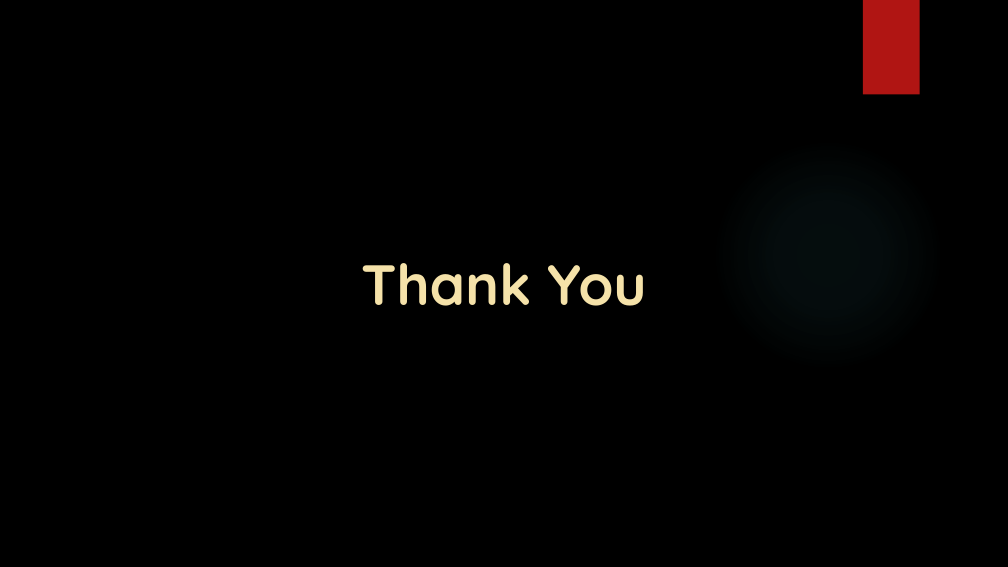
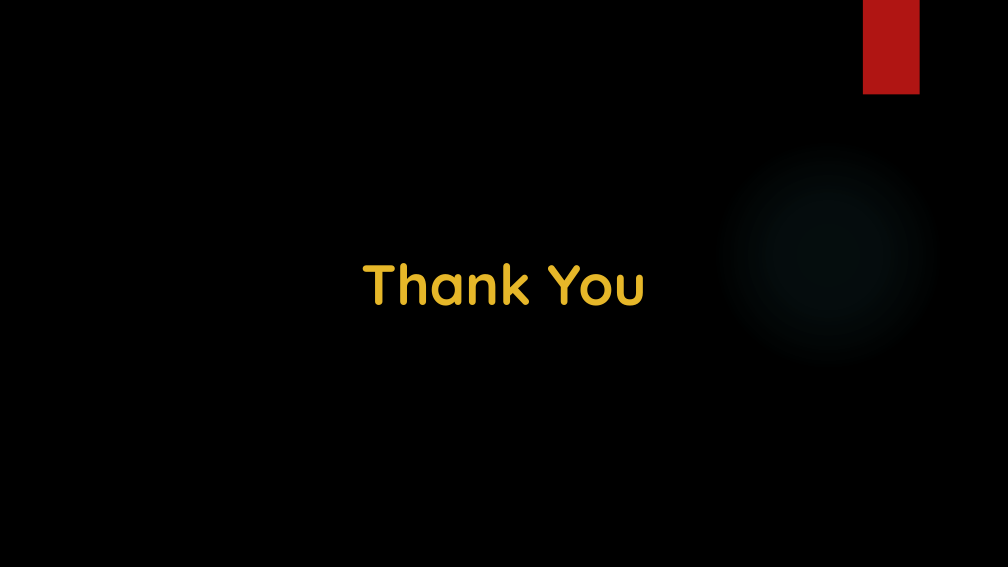
Before and after one commit to sowmyathogiti/Healthify, a slide deck: slide 10 of Healthify-NWMSU.pptx (slide 9 before the commit). Drawn at 1008x567 pixels with LibreOffice and Linux fonts; fonts in the diff are those of the drawing; background and template pictures are left out. Boxes give left, top, right and bottom in pixels: in the first picture for what was removed or moved away, otherwise in the second. Text is boxed around its words. In the diff, an @@ line names an element or a change of style, - is before the commit and + after.

```diff
--- a/Healthify-NWMSU.pptx
+++ b/Healthify-NWMSU.pptx
@@ text "Thank You" at <box>361,263,647,306</box>: text colour pattern #E6B729 on #F5E2A9 to #E6B729 @@
```
Also in this commit, not shown: 7 other slides changed, 1 slide added.
